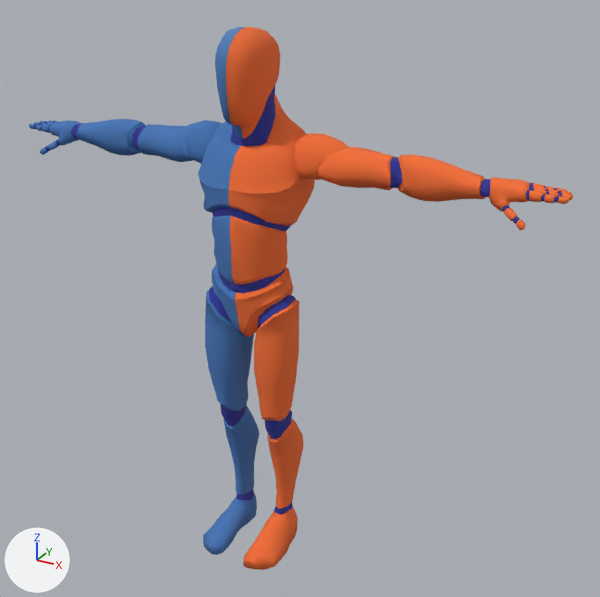
The Blender file 3d-models/model-human.blend, before and after one commit.
The view is the same before and after, from a 50 mm camera at (1.37, -2.16, 2.08) aimed at (0.14, 0.08, 0.96). Arrows for +X, +Y and +Z are at lower left; the lights stay in place. The first picture is the older version.

In view in the first picture: 'Mannequin'.
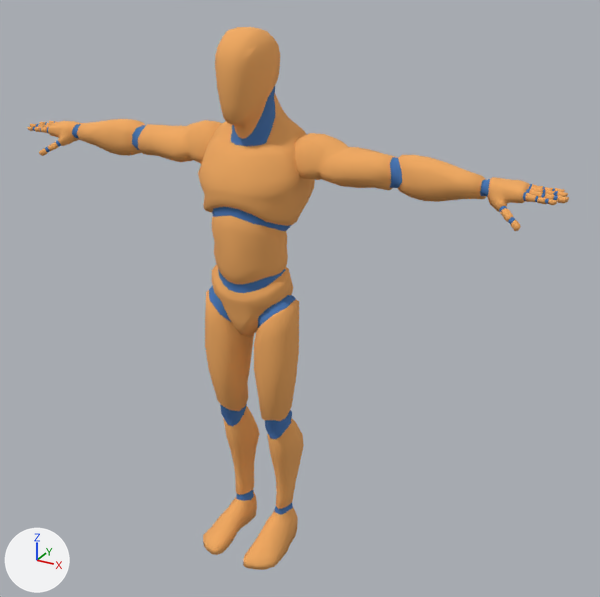
Edits to the scene script, one JSON object a line:
```json
{"block": "me_mannequin_001", "where": "# used by ob_mannequin; location = (0.0, 0.0, 0.0)"}
{"op": "remove", "block": "me_mannequin_001", "code": "me_mannequin_001.from_pydata(...)  # 6989 vertices, 7438 faces; spans x -0.97..0.97, y -0.21..0.16, z 0.0..1.83"}
{"op": "add", "block": "me_mannequin_001", "code": "me_mannequin_001.from_pydata(...)  # 3546 vertices, 3731 faces; spans x 0.0..0.97, y -0.21..0.16, z 0.0..1.83"}
{"block": "me_mannequin_001", "change": "me_mannequin_001 part 1: the loose piece of 44 vertices spanning x -0.97..-0.94, y 0.02..0.04, z 1.42..1.44 is scaled about its middle by (-0.807, 0.814, 0.824), then moved by (1.89, -0.03, 0.0)"}
{"block": "me_mannequin_001", "change": "me_mannequin_001 part 2: 29 loose pieces with 3034 vertices, spanning x -0.97..-0.01, y -0.21..0.14, z 0.0..1.52, are deleted"}
{"block": "me_mannequin_001", "change": "me_mannequin_001 part 3: 375 vertices moved within x 0.79..0.97, y -0.02..0.11, z 1.37..1.46; 1424 vertices removed from x 0.74..0.97, y -0.03..0.12, z 1.35..1.46; 1257 vertices added at x 0.74..0.97, y -0.04..0.11, z 1.35..1.46"}
{"block": "me_mannequin_001", "change": "me_mannequin_001 part 4: 376 vertices removed from x -0.18..-0.01, y -0.13..0.16, z 0.84..1.83"}
{"block": "me_mannequin_001", "change": "me_mannequin_001 part 5: 1048 kept faces spanning x 0.0..0.93, y -0.21..0.16, z 0.0..1.83 get new texture (UV) coordinates"}
{"block": "me_mannequin_001", "change": "other edits to the shape of me_mannequin_001 do not show in these pictures"}
{"op": "add", "block": "ob_mannequin", "code": "_m = ob_mannequin.modifiers.new('Mirror', 'MIRROR')"}
```

Where the change shows, as pixel boxes [x1, y1, x2, y2] in the pictures (600 x 597 px; the box of a moved part takes in the faces that stretch with it):
```json
{"object": "Mannequin", "change": "reshaped, modifiers changed", "before": [29, 27, 573, 570], "after": [27, 27, 569, 570]}
{"part": 1, "of": "me_mannequin_001", "change": "moved or reshaped", "before": [29, 124, 35, 129], "after": [27, 126, 558, 205]}
{"part": 2, "of": "me_mannequin_001", "change": "deleted", "before": [34, 119, 260, 555]}
{"part": 3, "of": "me_mannequin_001", "change": "moved or reshaped", "before": [481, 177, 573, 230], "after": [30, 121, 569, 231]}
{"part": 4, "of": "me_mannequin_001", "change": "deleted", "before": [198, 27, 245, 335], "on screen": "blue"}
{"part": 5, "of": "me_mannequin_001", "change": "surface changed", "before": [226, 27, 560, 570], "after": [51, 27, 559, 570]}
```
